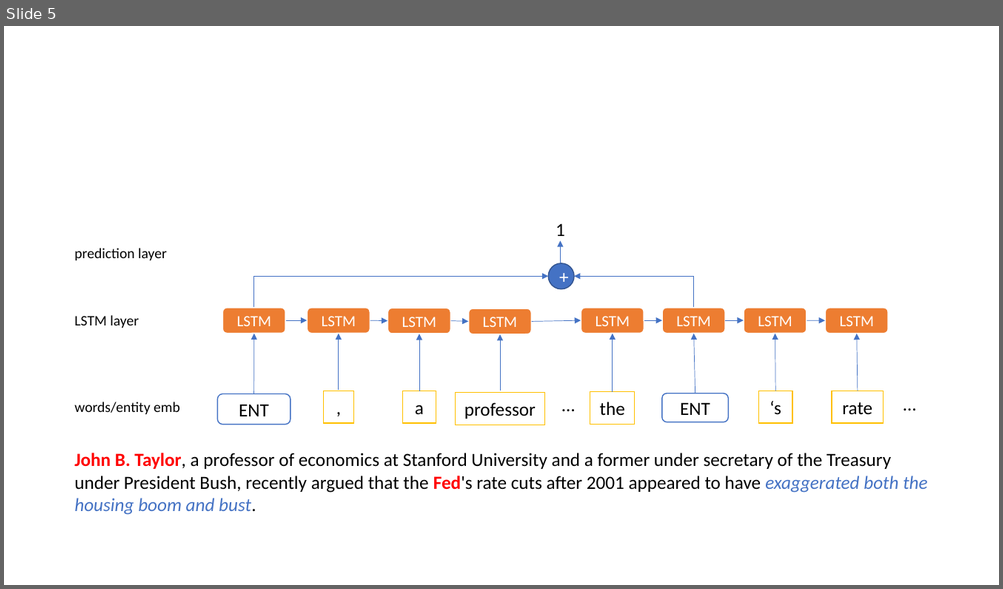
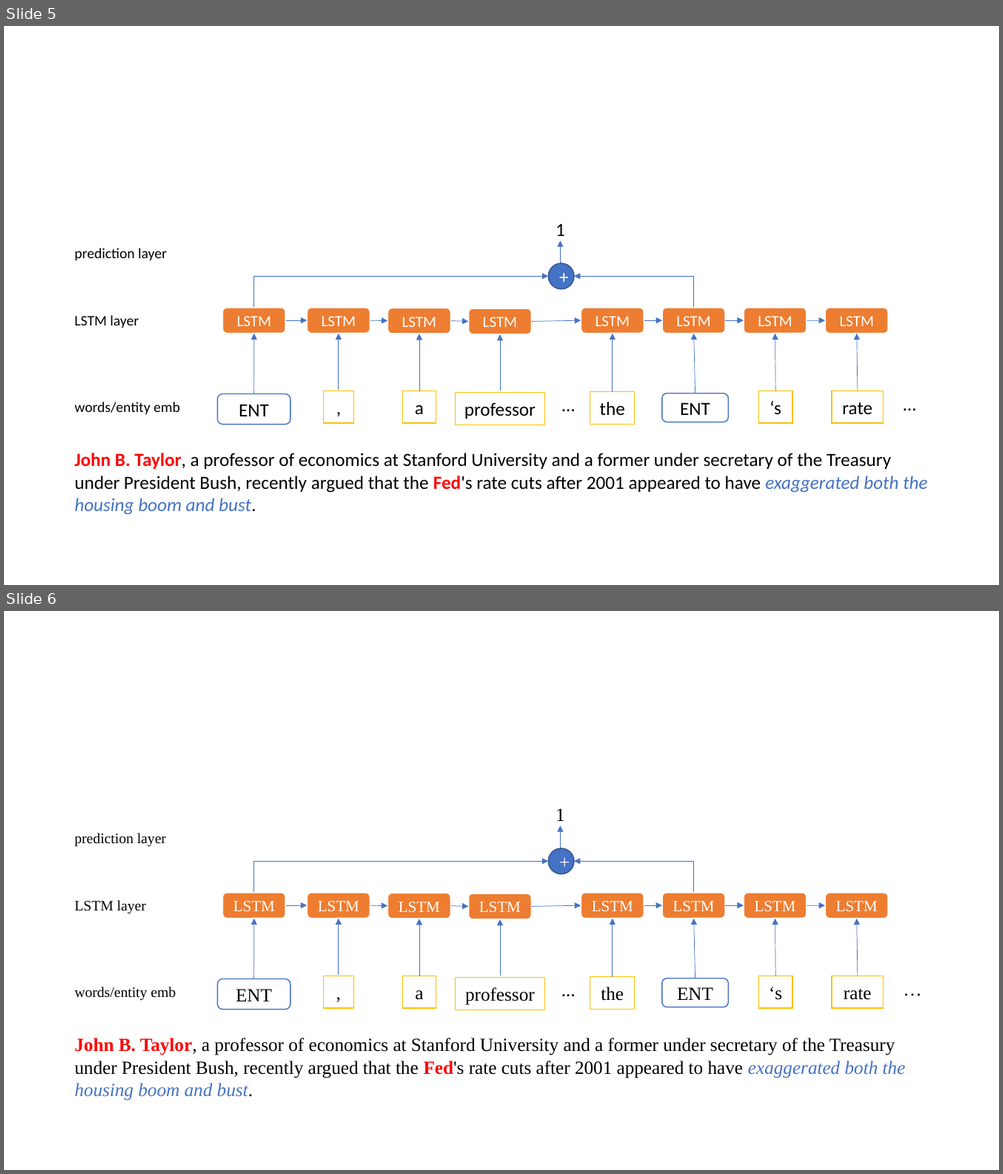
Before and after one commit to Shuailong/BlamePipeline, a slide deck: doc/graphs.pptx. Shown one above the other, each under a label of ours: slide 5 before the commit, slides 5 and 6 after it. The pictures are 1003x589 and 1003x1174 pixels, drawn with LibreOffice and Linux fonts; fonts in the diff are those of the drawing. Boxes give left, top, right and bottom in pixels: in the first picture for what was removed or moved away, otherwise in the second. Text is boxed around its words. In the diff, an @@ line names an element or a change of style, - is before the commit and + after.

```diff
--- a/doc/graphs.pptx
+++ b/doc/graphs.pptx
@@ slide 6 added at [4,611,999,1170], background #FFFFFF @@
@@ group added at [74,809,918,1101]: 16 arrows, 10 rounded rectangles, 7 texts, 6 rectangles, 2 elbow arrows, 1 ellipse @@
+John B. Taylor, a professor of economics at Stanford University and a former under secretary of the Treasury under President Bush, recently argued that the Fed's rate cuts after 2001 appeared to have exaggerated both the housing boom and bust.
+…
+…
+words/entity emb
+ENT
+LSTM
+,
+LSTM
+a
+LSTM
+professor
+LSTM
+the
+LSTM
+ENT
+LSTM
+‘s
+LSTM
+rate
+LSTM
++
+1
+LSTM layer
+prediction layer
```
Also in this commit, not shown: 1 slide changed, 10 other files.
